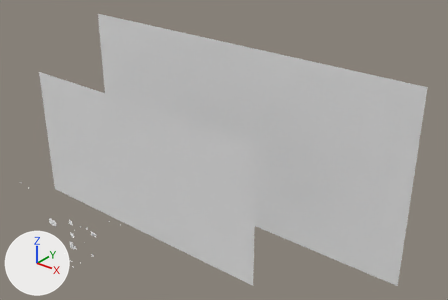
The Blender file Game/Menu.blend: old version first, new version second.
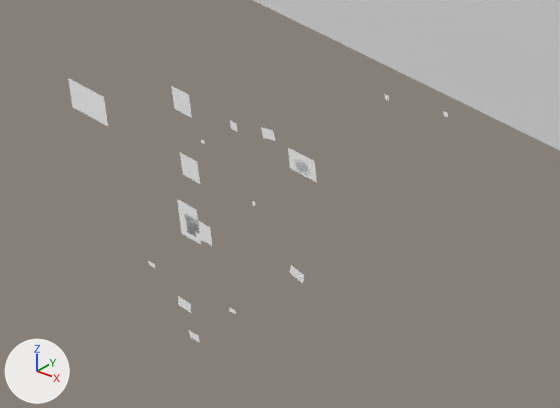
The first picture shows the older version from a camera (50 mm lens) standing at (25.5, -18.3, 19.6) and looking at (2.3, 10.7, 1.7). The close-ups show both versions on the part from 8% to 32% of the width and 68% to 94% of the height of that picture; other places that the commit changed are outside them. Arrows for +X, +Y and +Z are at lower left; the lights stay in place.

Names of what the first close-up shows: 'Branch', 'Btn_DoF', 'Btn_Foliage', 'Btn_ReturnLoad', 'Btn_Save1', 'Btn_Save2', 'Btn_Save3', 'Btn_StartGame', 'ConfirmationPage', 'LoadDetailsScreen', 'NamePage', 'OptionsPage'.
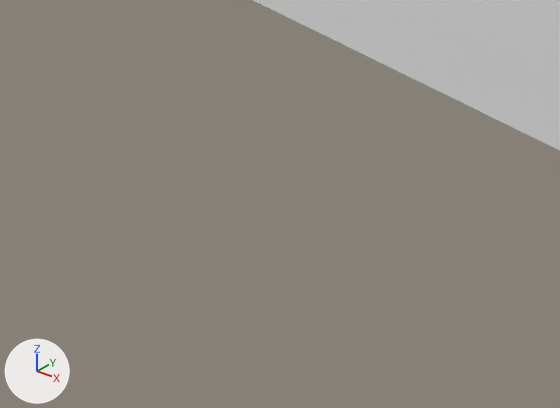
Where the change shows, as pixel boxes [x1, y1, x2, y2] in the close-ups (560 x 408 px):
'NamePage', hidden: before [68, 78, 108, 126]
'OptionsPage', hidden: before [288, 147, 317, 182]
'LoadDetailsScreen', hidden: before [177, 199, 201, 244]
'Btn_Foliage', hidden: before [171, 86, 192, 118]
'Btn_DoF', hidden: before [180, 152, 200, 184]
'ConfirmationPage', hidden: before [185, 214, 212, 246]
'Btn_Save1', hidden: before [261, 127, 276, 141]
'Btn_Save2', hidden: before [290, 265, 304, 283]
'Btn_Save3', hidden: before [178, 296, 191, 313]
'Btn_StartGame', hidden: before [189, 330, 200, 343]
'Btn_ReturnLoad', hidden: before [230, 120, 237, 132]

Patch to the scene script:
```diff
--- a/Game/Menu.blend.py
+++ b/Game/Menu.blend.py
@@ ob_btn_save3 @@
 ob_btn_save3.show_transparent = True
+ob_btn_save3.hide_render = True
@@ ob_btn_save2 @@
 ob_btn_save2.show_transparent = True
+ob_btn_save2.hide_render = True
@@ ob_btn_save1 @@
 ob_btn_save1.show_transparent = True
+ob_btn_save1.hide_render = True
@@ ob_optionspage @@
 ob_optionspage.scale = (0.1, 0.1, 0.1)
+ob_optionspage.hide_render = True
@@ ob_btn_dof @@
 ob_btn_dof.rotation_euler = (1.571, 0.0, 0.0)  # degrees (90, 0, 0)
+ob_btn_dof.hide_render = True
@@ ob_btn_foliage @@
 ob_btn_foliage.rotation_euler = (1.571, 0.0, 0.0)  # degrees (90, 0, 0)
+ob_btn_foliage.hide_render = True
@@ ob_btn_startgame @@
 ob_btn_startgame.scale = (0.1, 0.1, 0.1)
+ob_btn_startgame.hide_render = True
@@ ob_btn_returnload @@
 ob_btn_returnload.scale = (0.1, 0.1, 0.1)
+ob_btn_returnload.hide_render = True
@@ ob_loaddetailsscreen @@
 ob_loaddetailsscreen.scale = (0.1, 0.1, 0.1)
+ob_loaddetailsscreen.hide_render = True
@@ ob_confirmationpage @@
 ob_confirmationpage.scale = (0.1, 0.1, 0.1)
+ob_confirmationpage.hide_render = True
@@ ob_namepage @@
 ob_namepage.scale = (0.1, 0.1, 0.1)
+ob_namepage.hide_render = True
```
